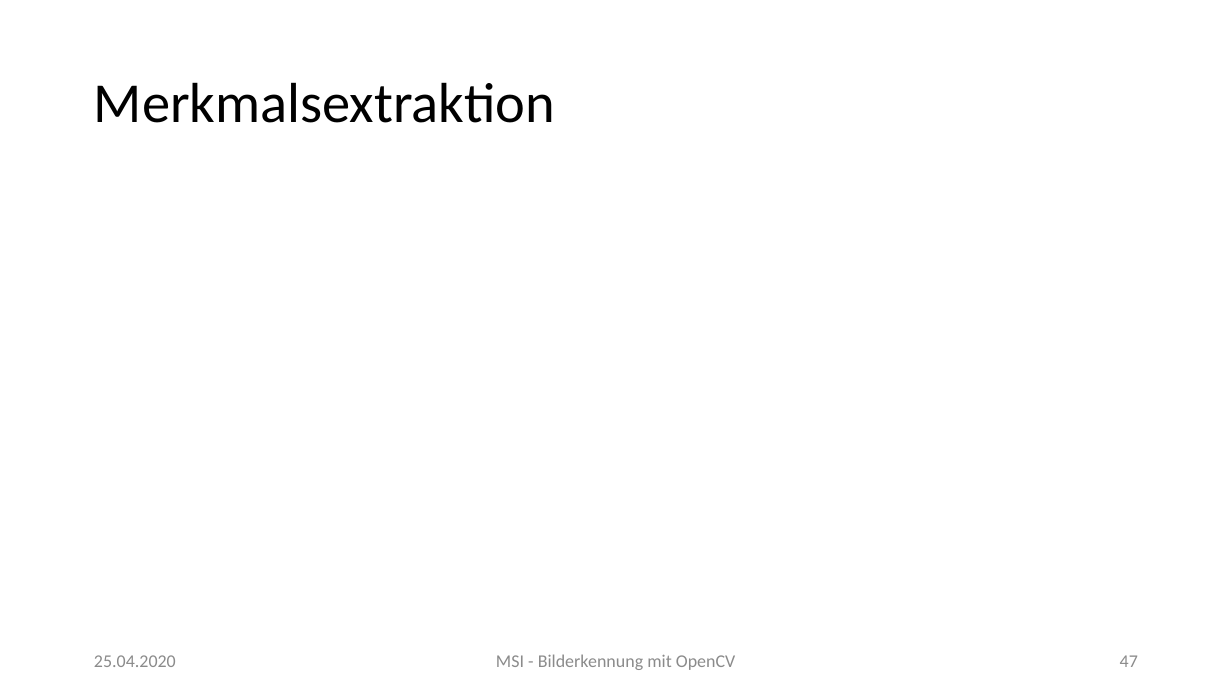
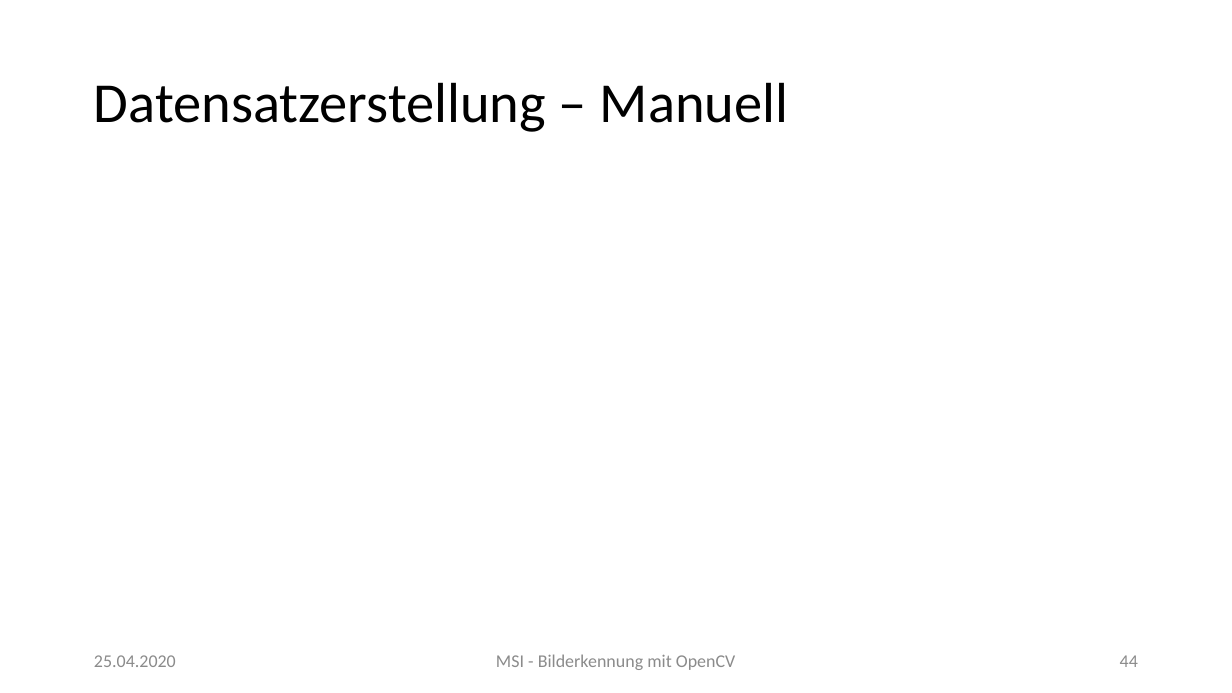
Before and after one commit to MarkusClln/MSI, a slide deck: slide 44 of Bilderkennung mit OpenCV.pptx (slide 47 before the commit). Drawn at 1232x693 pixels with LibreOffice and Linux fonts; fonts in the diff are those of the drawing. Boxes give left, top, right and bottom in pixels: in the first picture for what was removed or moved away, otherwise in the second. Text is boxed around its words. In the diff, an @@ line names an element or a change of style, - is before the commit and + after.

```diff
--- a/Bilderkennung mit OpenCV.pptx
+++ b/Bilderkennung mit OpenCV.pptx
@@ title at (x1=94, y1=82, x2=789, y2=132): text changed @@
-Merkmalsextraktion
+Datensatzerstellung – Manuell
@@ page number at (x1=1120, y1=655, x2=1138, y2=667): text changed @@
-47
+44
```
Also in this commit, not shown: 6 other slides changed, 2 slides removed, 7 other files.
